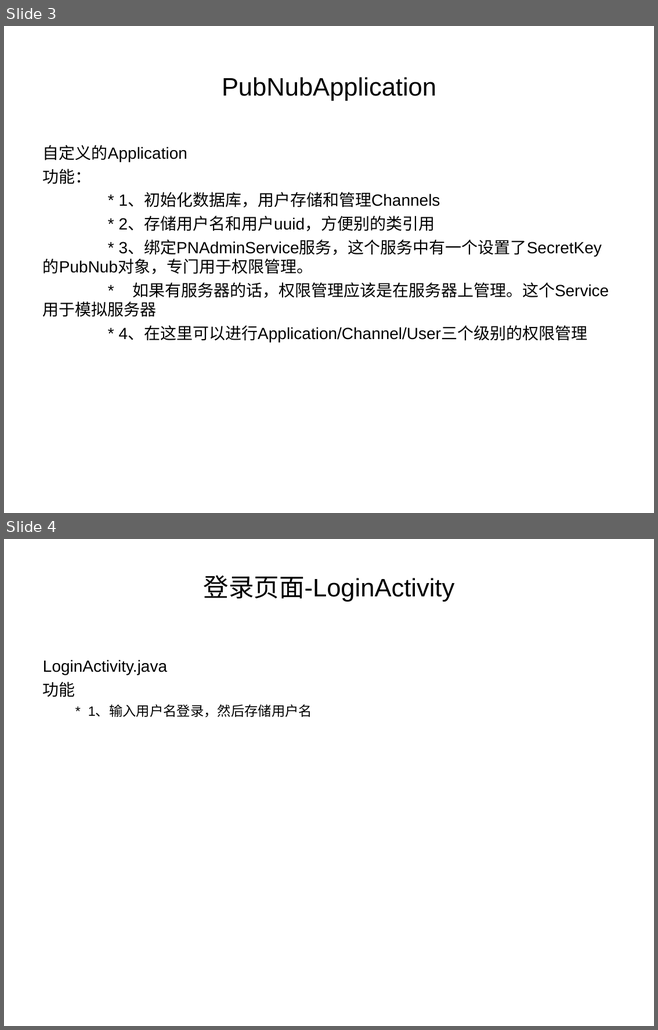
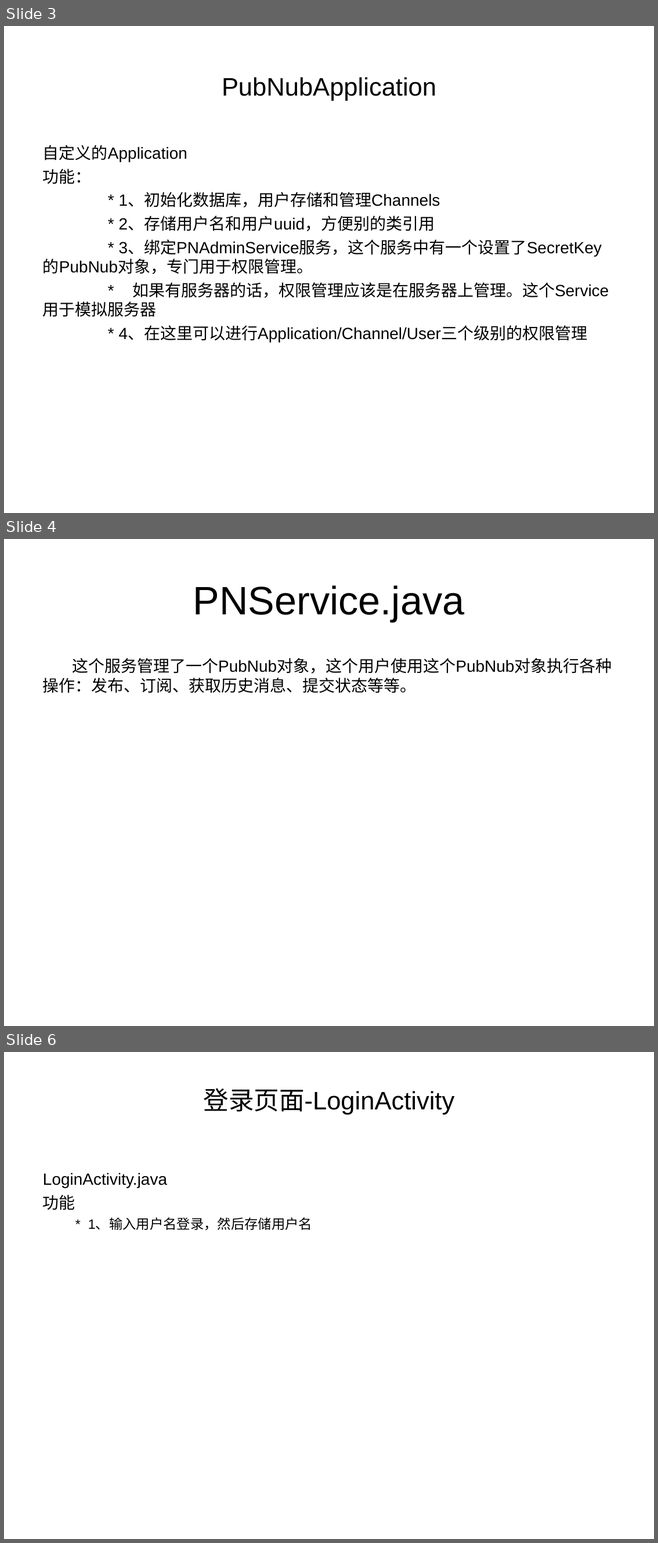
Before and after one commit to leizhiheng/PubNubTutorialDemo, a slide deck: PubNub Demo 模型描述.ppt. Shown one above the other, each under a label of ours: slides 3 and 4 before the commit, slides 3, 4 and 6 after it; the slides between them are not shown. The pictures are 658x1030 and 658x1543 pixels, drawn with LibreOffice and Linux fonts; fonts in the diff are those of the drawing. Boxes give left, top, right and bottom in pixels: in the first picture for what was removed or moved away, otherwise in the second. Text is boxed around its words. In the diff, an @@ line names an element or a change of style, - is before the commit and + after.

```diff
--- a/PubNub Demo 模型描述.ppt
+++ b/PubNub Demo 模型描述.ppt
@@ slide 4 added at (4, 539, 654, 1026), background #FFFFFF @@
@@ title added at (193, 585, 465, 622), 44 pt, text #000000 @@
+PNService.java
@@ text added at (43, 658, 611, 693), 18 pt, text #000000 @@
+这个服务管理了一个PubNub对象，这个用户使用这个PubNub对象执行各种操作：发布、订阅、获取历史消息、提交状态等等。
@@ what was slide 4 is now slide 6 @@
```
Also in this commit, not shown: 1 slide changed, 1 other slide added, 46 other files.
